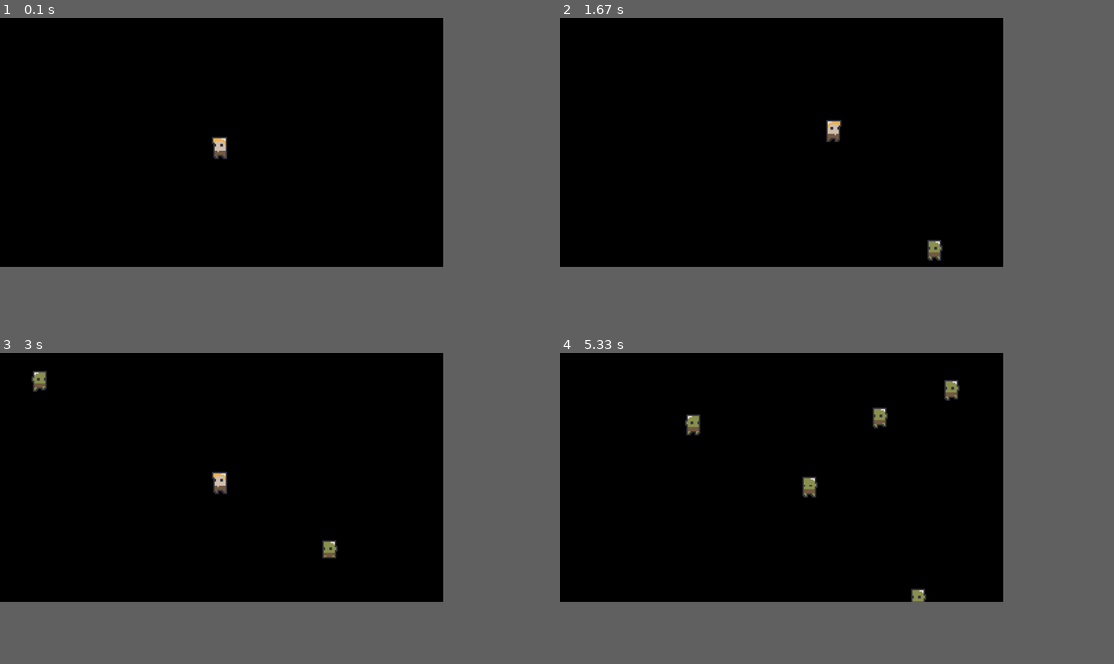
Above: before the commit, frames 1-4 (two rows, left to right).
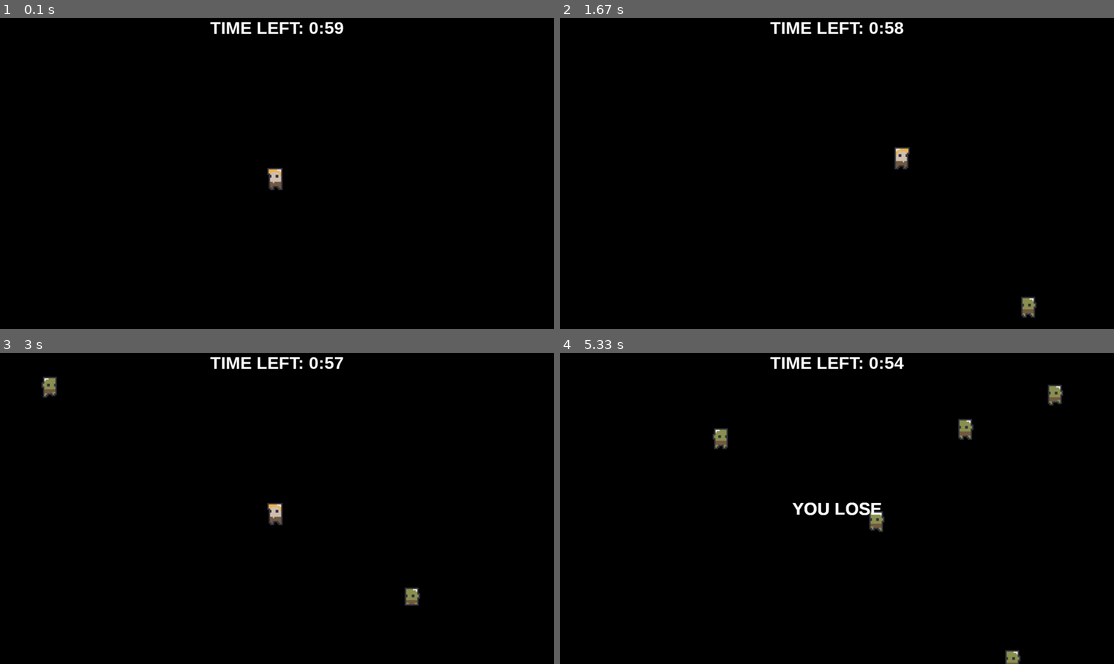
Above: after the commit, the same moments.

Repository: deustenebrarum/pygame-example
Game: pygame game, started from main.py
Same seed, same stepped clock (60 frames per second), same inputs: the game is played once before the commit and once after it.
Inputs:
- Up to frame 1 (0.1 s): no input
- Up to frame 2 (1.67 s): hold Right 0.33-0.8 s; hold Up 0.83-1.13 s; hold Right 1.17-1.63 s
- Up to frame 3 (3 s): hold Left 1.67-2.2 s; hold Down 2.23-2.53 s; hold Left 2.57-2.97 s
- Up to frame 4 (5.33 s): hold Up 3-3.37 s; hold Right 3.4-4.03 s; hold Down 4.07-4.43 s; hold Left 4.47-4.93 s; hold Right from 4.97 s (still down)
In our replay, the window is 720x405 before the commit and 900x506 after it. These sizes can differ from the game's own. Grey fills any space a smaller window leaves; there, only what the larger window draws over its background counts as a difference.

The runs differ from the first frame. In frame 1, 0.8% of the frame differs, in the area x 37-62%, y 1-56%; in frame 2, 1.2%; in frame 3, 1.4%; in frame 4, 2.4%, in the area x 22-91%, y 1-100%.

Commit message:
version 1

Diff:
--- a/game.py
+++ b/game.py
@@ -1,6 +1,8 @@
 import pygame
 
 from player import Player
+from time_counter import TimeCounter
+from utility.constants import GameOverState, MAX_GAME_TIME
 from utility.events_listener import EventsListener
 from utility.random_generators import (
     random_screen_border_position,
@@ -9,8 +11,10 @@
 
 
 class Game:
-    SCREEN_SIZE = (1280, 720)
+    SCREEN_SIZE = (1600, 900)
     ENEMY_SPAWN_BASE_INTERVAL = 1000
+    INTERVAL_DELTA = ENEMY_SPAWN_BASE_INTERVAL // 3 * \
+        2 // (MAX_GAME_TIME // 1000)
 
     def __init__(self, debug=False):
         self.debug = debug
@@ -42,6 +46,9 @@
 
         self.player_group.add(self.player)
 
+        self.time_counter = TimeCounter(self.clock)
+        self.is_running = True
+
     def _draw_debug(self):
         def draw_collisions(characters):
             for character in characters:
@@ -56,45 +63,102 @@
 
     def draw(self):
         if self.debug:
-            self._draw_collision_rects()
+            self._draw_debug()
+
+        self.time_counter.draw(self.screen)
 
         self.player_group.draw(self.screen)
 
         self.enemy_group.draw(self.screen)
 
+    def process_events(self):
+        for event in pygame.event.get():
+            if event.type == pygame.QUIT:
+                self.is_running = False
+
+            if event.type == self.ENEMY_SPAWN_EVENT:
+                self.enemy_group.add(select_random_enemy()(
+                    random_screen_border_position(Game.SCREEN_SIZE),
+                    self.clock, self.player
+                ))
+                if self.enemy_spawn_interval > 300:
+                    dt = self.clock.get_time() / 1000
+                    self.enemy_spawn_interval -= self.INTERVAL_DELTA * dt
+                else:
+                    self.enemy_spawn_interval = 300
+                pygame.time.set_timer(
+                    self.ENEMY_SPAWN_EVENT, int(self.enemy_spawn_interval))
+
+            for listener in self.events_listeners:
+                listener.on_event(event)
+
+    def update(self):
+        self.player_group.update()
+
+        self.player.collide_borders(
+            self.screen.get_width(),
+            self.screen.get_height()
+        )
+
+        self.enemy_group.update()
+
+        self.time_counter.update()
+
+    def on_game_over_loop(self, game_over_state: GameOverState):
+        self.process_events()
+
+        font = pygame.font.SysFont("Arial", 50, bold=True)
+
+        game_over_text = "YOU LOSE"
+        if game_over_state == GameOverState.WIN:
+            game_over_text = "YOU WIN"
+            self.screen.fill((0, 0, 0))
+
+        text = font.render(game_over_text, True, (255, 255, 255))
+        self.screen.blit(
+            text,
+            (
+                Game.SCREEN_SIZE[0] / 2 - text.get_width() / 2,
+                Game.SCREEN_SIZE[1] / 2 - text.get_height() / 2
+            )
+        )
+
+        pygame.display.flip()
+
     def run(self):
-        is_running = True
+        game_over_state = GameOverState.QUIT
 
-        while is_running:
-            for event in pygame.event.get():
-                if event.type == pygame.QUIT:
-                    is_running = False
+        self.time_counter.start()
 
-                if event.type == self.ENEMY_SPAWN_EVENT:
-                    self.enemy_group.add(select_random_enemy()(
-                        random_screen_border_position(Game.SCREEN_SIZE),
-                        self.clock, self.player
-                    ))
-                    if self.enemy_spawn_interval > 300:
-                        self.enemy_spawn_interval -= 1
-                    else:
-                        self.enemy_spawn_interval = 300
-                    pygame.time.set_timer(
-                        self.ENEMY_SPAWN_EVENT, self.enemy_spawn_interval)
+        while self.is_running:
+            self.process_events()
 
-                for listener in self.events_listeners:
-                    listener.on_event(event)
-
-            self.player_group.update()
-
-            self.enemy_group.update()
+            self.update()
 
             self.screen.fill((0, 0, 0))
 
             self.draw()
 
+            if not self.player.alive():
+                self.is_running = False
+                game_over_state = GameOverState.LOSE
+
+            if self.time_counter.is_over:
+                self.is_running = False
+                game_over_state = GameOverState.WIN
+
             pygame.display.flip()
 
             self.clock.tick(60)
 
+        if game_over_state == GameOverState.QUIT:
+            pygame.quit()
+            return
+
+        pygame.event.clear(self.ENEMY_SPAWN_EVENT)
+        self.is_running = True
+
+        while self.is_running:
+            self.on_game_over_loop(game_over_state)
+
         pygame.quit()
--- a/main.py
+++ b/main.py
@@ -1,3 +1,4 @@
+import pygame
 from game import Game
 
 if __name__ == "__main__":
--- a/player.py
+++ b/player.py
@@ -74,6 +74,17 @@
         if any_enemy_alive:
             self.kill()
 
+    def collide_borders(self, width, height):
+
+        if self.collision_box.right >= width:
+            self.position.x = width - self.collision_box.width / 2
+        if self.collision_box.left <= 0:
+            self.position.x = self.collision_box.width / 2
+        if self.collision_box.top <= 0:
+            self.position.y = self.collision_box.height / 2 - self.collision_offset.y
+        if self.collision_box.bottom >= height:
+            self.position.y = height - self.collision_box.height / 2 - self.collision_offset.y
+
     def _process_control(self):
         dt = self.clock.get_time() / 1000
         speed = self.speed * dt
--- /dev/null
+++ b/time_counter.py
@@ -0,0 +1,37 @@
+import pygame
+
+from utility.constants import MAX_GAME_TIME
+from utility.text_object import TextObject
+
+
+class TimeCounter:
+    def __init__(self, clock: pygame.time.Clock):
+        font = pygame.font.SysFont("Arial", 50, bold=True)
+        self.text = TextObject("", font=font)
+        self.clock = clock
+
+        self._time_left = MAX_GAME_TIME
+
+    def start(self):
+        self._time_left = MAX_GAME_TIME
+        self.update_text(self._time_left)
+
+    def update(self):
+        if self._time_left > 0:
+            self._time_left -= self.clock.get_time()
+        else:
+            self._time_left = 0
+        self.update_text(self._time_left)
+
+    @property
+    def is_over(self):
+        return self._time_left <= 0
+
+    def update_text(self, time_left):
+        minutes = time_left // (60 * 1000)
+        seconds = (time_left % (60 * 1000)) // 1000
+        self.text.change_text(f"TIME LEFT: {minutes}:{seconds}")
+
+    def draw(self, surface: pygame.surface.Surface):
+        center = surface.get_width() // 2 - self.text.get_width() // 2
+        self.text.draw(surface, (center, 0))
--- a/utility/character.py
+++ b/utility/character.py
@@ -92,7 +92,7 @@
 
 
 class Character(pygame.sprite.Sprite):
-    BASE_SPEED = 160
+    BASE_SPEED = 200
 
     def __init__(
         self, position: tuple[int, int],
--- a/utility/constants.py
+++ b/utility/constants.py
@@ -1 +1,10 @@
+from enum import Enum
+
+
 PIXELS_PER_UNIT = 4
+MAX_GAME_TIME = 1 * 60 * 1000
+
+class GameOverState(Enum):
+  QUIT = 0
+  LOSE = 1
+  WIN = 2
--- /dev/null
+++ b/utility/text_object.py
@@ -0,0 +1,27 @@
+import pygame
+
+
+class TextObject:
+    def __init__(self, text, font=None, color=(255, 255, 255)):
+        if font is None:
+            font = pygame.font.SysFont("Arial", 16)
+
+        self._text = text
+        self._font = font
+        self._color = color
+
+        self.surface = self._font.render(self._text, True, self._color)
+
+    def draw(self, surface: pygame.surface.Surface, destination: tuple[int, int]):
+        surface.blit(self.surface, destination)
+
+    def change_text(self, text):
+        self._text = text
+
+        self.surface = self._font.render(self._text, True, self._color)
+
+    def get_width(self):
+        return self.surface.get_width()
+
+    def get_height(self):
+        return self.surface.get_height()
